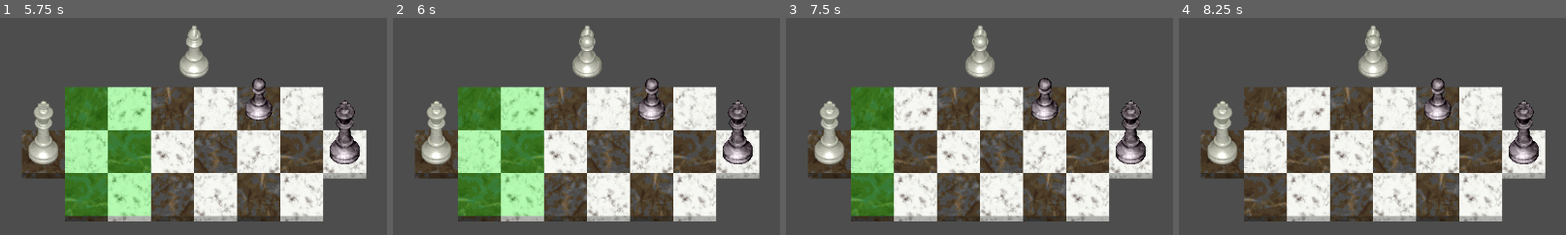
Above: before the commit, frames 1-4 (left to right).
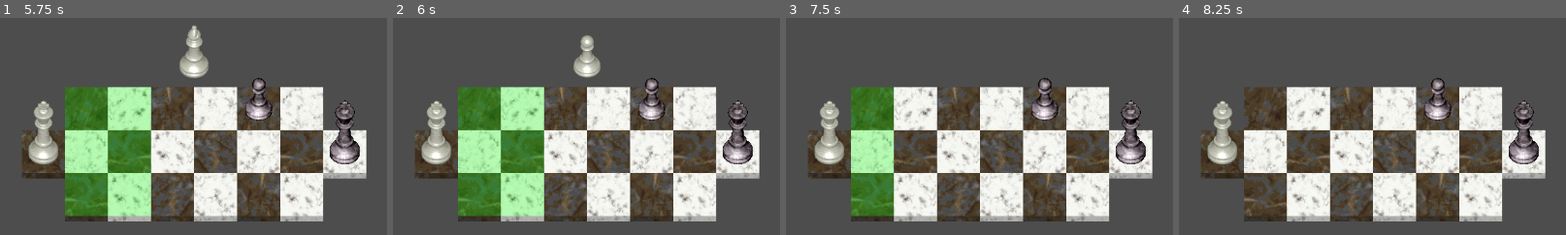
Above: after the commit, the same moments.

Repository: tspr0tege/Tactical-Chess
Game: Godot game, scene res://scene_loader.tscn
Two runs of this game, one before a commit and one after it. Both use one fixed random seed, a clock stepped at 60 frames per second and the inputs below.
Inputs (mouse positions are % of the whole screen's width and height, from its top left):
- Up to frame 1 (5.75 s): click "New Game" at 0.5 s; click (17, 41) at 1.27 s; click "End Turn" at 2 s; click "Pawn (1)" at 2.75 s; click (45, 31) at 3.52 s; click "End Turn" at 4.25 s; click "Bishop (2)" at 5 s
- Up to frame 2 (6 s): click "Pawn (1)" at 5.75 s
- Up to frame 3 (7.5 s): click "Bishop (2)" at 6.5 s; click (17, 41) at 7.27 s
- Up to frame 4 (8.25 s): click "End Turn" at 8 s
The pictures show only the part of the screen within x 12-62%, y 10-60%; the shares and areas given below are measured in that part.

Frame 1 is identical in both runs. In frame 2, 0.3% of the frame differs, in the area x 46-54%, y 3-28%; in frame 3, 1.1%; in frame 4, 1.1%.

Commit message:
Refactor, bug fix, added mechanics
-Buy pieces in queue now clear out after clicking subsequent buttons,
fixes #11
-Added dialogue to sacrifice Pawn on reaching far row, close #5
-Refactored code to eliminate playerTurn variable and clean up some of
the indexing
This includes wrapping most player data into the player dictionary, and
a reference to the Control Labels for point display.

Diff:
--- /dev/null
+++ b/sacrifice_pawn.tscn
@@ -0,0 +1,78 @@
+[gd_scene load_steps=3 format=3 uid="uid://drxd6my450jjn"]
+
+[ext_resource type="Script" path="res://scripts/sacrifice_pawn.gd" id="1_tfnjm"]
+
+[sub_resource type="StyleBoxFlat" id="StyleBoxFlat_7b1g4"]
+bg_color = Color(0, 0, 0, 0.756863)
+
+[node name="Sacrifice Pawn" type="Panel"]
+z_index = 1000
+custom_minimum_size = Vector2(1152, 648)
+layout_direction = 1
+offset_right = 1152.0
+offset_bottom = 648.0
+size_flags_horizontal = 3
+size_flags_vertical = 3
+mouse_force_pass_scroll_events = false
+theme_override_styles/panel = SubResource("StyleBoxFlat_7b1g4")
+script = ExtResource("1_tfnjm")
+
+[node name="PanelContainer" type="PanelContainer" parent="."]
+layout_mode = 1
+anchors_preset = 8
+anchor_left = 0.5
+anchor_top = 0.5
+anchor_right = 0.5
+anchor_bottom = 0.5
+offset_left = -260.0
+offset_top = -194.5
+offset_right = 260.0
+offset_bottom = 194.5
+grow_horizontal = 2
+grow_vertical = 2
+
+[node name="ColorRect" type="ColorRect" parent="PanelContainer"]
+layout_mode = 2
+color = Color(0.309804, 0.309804, 0.309804, 1)
+
+[node name="MarginContainer" type="MarginContainer" parent="PanelContainer"]
+layout_mode = 2
+theme_override_constants/margin_left = 20
+theme_override_constants/margin_top = 20
+theme_override_constants/margin_right = 20
+theme_override_constants/margin_bottom = 20
+
+[node name="VBoxContainer" type="VBoxContainer" parent="PanelContainer/MarginContainer"]
+layout_mode = 2
+theme_override_constants/separation = 20
+
+[node name="Header" type="RichTextLabel" parent="PanelContainer/MarginContainer/VBoxContainer"]
+layout_mode = 2
+theme_override_font_sizes/normal_font_size = 50
+theme_override_font_sizes/bold_font_size = 50
+bbcode_enabled = true
+text = "[center]SACRIFICE PAWN?"
+fit_content = true
+scroll_active = false
+
+[node name="MessageText" type="Label" parent="PanelContainer/MarginContainer/VBoxContainer"]
+layout_mode = 2
+text = "Your pawn has reached the back row and has no more moves.
+Would you like to sacrifice this pawn to gain 2 points?
+
+NOTE: This will count as your move for this turn."
+horizontal_alignment = 1
+
+[node name="Sacrifice" type="Button" parent="PanelContainer/MarginContainer/VBoxContainer"]
+layout_mode = 2
+theme_override_font_sizes/font_size = 36
+text = "SACRIFICE"
+
+[node name="Cancel" type="Button" parent="PanelContainer/MarginContainer/VBoxContainer"]
+layout_mode = 2
+theme_override_constants/h_separation = 20
+theme_override_font_sizes/font_size = 36
+text = "CANCEL"
+
+[connection signal="button_down" from="PanelContainer/MarginContainer/VBoxContainer/Sacrifice" to="." method="_on_sacrifice_button_down"]
+[connection signal="button_down" from="PanelContainer/MarginContainer/VBoxContainer/Cancel" to="." method="_on_cancel_button_down"]
--- a/scripts/BuyButtons.gd
+++ b/scripts/BuyButtons.gd
@@ -7,7 +7,7 @@
 	isAvailable()
 
 func isAvailable():
-	var availablePoints = GAME_BOARD.player[GAME_BOARD.playerTurn[0]].points
+	var availablePoints = GAME_BOARD.player[0].points
 	if availablePoints >= GAME_BOARD.pieceValues[piece]:
 		self.disabled = false
 	else:
--- a/scripts/ChessPiece.gd
+++ b/scripts/ChessPiece.gd
@@ -2,7 +2,6 @@
 
 const blackPieces = preload("res://sprites/black_marble_sprites.tscn")
 const whitePieces = preload("res://sprites/white_marble_sprites.tscn")
-
 
 @onready var GAME_BOARD = find_parent("GameBoard")
 var first_move = true
@@ -45,21 +44,25 @@
 
 func _on_chesspiece_clicked():
 	print("Clicked on " + str(color) + " " + str(type_of_piece))
-	#print("Coords: " + str(coords))
-	if not GAME_BOARD.playerTurn[0] == color: return
+
+	if not GAME_BOARD.player[0].color == color: return
 	if not GAME_BOARD.moveAvailable: return
 	if not is_moveable: return
 
 	GAME_BOARD.resetMoveTiles()
-
-	if is_instance_valid(GAME_BOARD.NEW_PIECE) and GAME_BOARD.MOVING_PIECE == GAME_BOARD.NEW_PIECE:
-		#print("Deleting " + str(GAME_BOARD.MOVING_PIECE))
-		GAME_BOARD.NEW_PIECE = null
-		GAME_BOARD.MOVING_PIECE.queue_free()
-		GAME_BOARD.MOVING_PIECE = null
+	GAME_BOARD.clearBuyBox()
 
 	if GAME_BOARD.MOVING_PIECE != self:
 		GAME_BOARD.MOVING_PIECE = self
+
+		var inBackRow = func():
+			if color == "Black" and coords.x == 1: return true
+			if color == "White" and coords.x == 6: return true
+			return false
+		# TODO: Check back row for piece sacrifice (get 2 points)
+		if type_of_piece == "Pawn" and inBackRow.call():
+			var sacrificePopup = load("res://sacrifice_pawn.tscn").instantiate()
+			find_parent("Main").add_child(sacrificePopup)
 
 		var movementTiles = GAME_BOARD.getMovementTiles(self)
 		for tile in movementTiles:
--- a/scripts/GameBoard.gd
+++ b/scripts/GameBoard.gd
@@ -4,9 +4,7 @@
 const ChessPiece = preload("res://chess_piece.tscn")
 
 var boardTiles = []
-var MOVING_PIECE
-var NEW_PIECE = null
-var playerTurn = ["White", "Black"]
+var MOVING_PIECE = null
 var moveAvailable = true
 var buyAvailable = true
 const pieceValues = {
@@ -16,30 +14,39 @@
 	"Rook": 5,
 	"Queen": 9,
 }
-var player = {
-	"White": {
+var player = [
+	{
+		"color": "White",
 		"pieces": [],
 		"points": 1,
+		"spawn_columns": [1, 2],
 	},
-	"Black": {
+	{
+		"color": "Black",
 		"pieces": [],
 		"points": 0,
+		"spawn_columns": [5, 6],
 	},
-}
+]
 
 func _ready():
+	player[0].points_display = get_node("../CanvasLayer/MarginContainer/HBoxContainer2/WhitePoints/Value")
+	player[1].points_display = get_node("../CanvasLayer/MarginContainer/HBoxContainer2/BlackPoints/Value")
+	var isACorner = func (x, y):
+		return (x == 0 or x == 7) and (y == 0 or y == 2)
+
 	for x in range(8):
 		var newRow = []
 		for y in range(3):
-			if (isACorner(x, y)):
+			if (isACorner.call(x, y)):
 				newRow.push_back(null)
 				continue
 
 			var newBoardTile = BoardTile.instantiate()
-			newBoardTile.position.x = x * 64
-			newBoardTile.position.y = y * 64
+			newBoardTile.position = Vector2(x, y) * 64
 			newBoardTile.z_index = 10 + (y * 10)
 			newBoardTile.coords = Vector2(x, y)
+
 			if (x + y) % 2 == 0:
 				newBoardTile.get_node("Sprite2D").frame = randi_range(4, 7)
 			else:
@@ -57,7 +64,7 @@
 				newChessPiece.coords = Vector2(x, y)
 				newChessPiece.is_moveable = true
 				add_child(newChessPiece)
-				player[color].pieces.push_back(newChessPiece)
+				player[x if x == 0 else 1].pieces.push_back(newChessPiece)
 				newBoardTile.tenant = newChessPiece
 
 		boardTiles.push_back(newRow)
@@ -70,40 +77,27 @@
 				tile.get_node("TextureButton").visible = false
 				tile.get_node("TextureButton/Polygon2D").color = "#00ff00"
 
-func isACorner(x, y):
-	return (x == 0 or x == 7) and (y == 0 or y == 2)
-
-func _on_buy_piece_button_up(piece_name):
-	if not buyAvailable: return
-
-	var emptyTileFound = false
-	var spawnColumns = [1, 2] if playerTurn[0] == "White" else [5, 6]
+func updatePoints():
+	player[0].points_display.text = "[center]" + str(player[0].points) + "[/center]"
+	player[1].points_display.text = "[center]" + str(player[1].points) + "[/center]"
+
+func updateBuyButtons():
+	for button in $"../CanvasLayer/MarginContainer/HBoxContainer2/HBoxContainer".get_children():
+		button.isAvailable()
+
+func clearBuyBox():
+	if is_instance_valid(MOVING_PIECE) and MOVING_PIECE.coords == null:
+		MOVING_PIECE.queue_free()
+		MOVING_PIECE = null
+
+func sacrificePawn():
 	resetMoveTiles()
-
-	for tile in boardTiles[spawnColumns[0]]:
-		if not is_instance_valid(tile.tenant):
-			tile.get_node("TextureButton").visible = true
-			emptyTileFound = true
-	for tile in boardTiles[spawnColumns[1]]:
-		if not is_instance_valid(tile.tenant):
-			tile.get_node("TextureButton").visible = true
-			emptyTileFound = true
-
-	if emptyTileFound:
-		print("Buying " + piece_name)
-		# CREATE PIECE
-		var newChessPiece = ChessPiece.instantiate()
-		newChessPiece.createPiece(playerTurn[0], piece_name)
-		newChessPiece.position = Vector2(32 * 7, -64)
-		add_child(newChessPiece)
-		NEW_PIECE = newChessPiece
-		MOVING_PIECE = newChessPiece
-	else:
-		print("No tiles available for new piece")
-
-func updatePoints():
-	$"../CanvasLayer/MarginContainer/HBoxContainer2/WhitePoints/Value".text = "[center]" + str(player.White.points) + "[/center]"
-	$"../CanvasLayer/MarginContainer/HBoxContainer2/BlackPoints/Value".text = "[center]" + str(player.Black.points) + "[/center]"
+	moveAvailable = false
+	player[0].points += 2
+	player[0].pieces.erase(MOVING_PIECE)
+	MOVING_PIECE.queue_free()
+	updatePoints()
+	updateBuyButtons()
 
 func getMovementTiles(CHESS_PIECE):
 	var tilesArray = []
@@ -193,27 +187,30 @@
 		"King":
 			for x in range(3):
 				for y in range(3):
-					# Targeting self
 					if x == 1 and y == 1: continue
-
 					if not isValidTile.call(coords + Vector2(x-1, y-1)): continue
-
 					tilesArray.push_back(boardTiles[coords.x+(x-1)][coords.y+(y-1)])
 		"Rook":
 			getCrossMovementTiles.call()
 		"Pawn":
 			var xDirection = 1 if CHESS_PIECE.color == "White" else -1
-
-			# TODO: Check back row for piece sacrifice (get 2 points)
-
-			if isValidTile.call(coords + Vector2(xDirection, 1)) and is_instance_valid(boardTiles[coords.x + xDirection][coords.y + 1].tenant) and boardTiles[coords.x + xDirection][coords.y + 1].tenant.color != playerTurn[0]:
-				tilesArray.push_back(boardTiles[coords.x + xDirection][coords.y + 1])
-
-			if isValidTile.call(coords + Vector2(xDirection, -1)) and is_instance_valid(boardTiles[coords.x + xDirection][coords.y - 1].tenant) and boardTiles[coords.x + xDirection][coords.y - 1].tenant.color != playerTurn[0]:
-				tilesArray.push_back(boardTiles[coords.x + xDirection][coords.y - 1])
-
+			var diagonals = [coords + Vector2(xDirection, 1), coords + Vector2(xDirection, -1)]
+
+			var isAttackable = func(targetCoords):
+				var tile = boardTiles[targetCoords.x][targetCoords.y]
+				if not is_instance_valid(tile.tenant): return false
+				if tile.tenant.color == player[0].color: return false
+				return true
+
+			#Check diagonal attacks
+			for diagonal in diagonals:
+				if isValidTile.call(diagonal) and isAttackable.call(diagonal):
+					tilesArray.push_back(boardTiles[diagonal.x][diagonal.y])
+
+			#Check forward movement
 			if isValidTile.call(coords + Vector2(xDirection, 0)) and not is_instance_valid(boardTiles[coords.x + xDirection][coords.y].tenant):
 				tilesArray.push_back(boardTiles[coords.x + xDirection][coords.y])
+				#Check second square on first move
 				if CHESS_PIECE.first_move and isValidTile.call(coords + Vector2(xDirection * 2, 0)) and not is_instance_valid(boardTiles[coords.x + (xDirection * 2)][coords.y].tenant):
 					tilesArray.push_back(boardTiles[coords.x + (xDirection * 2)][coords.y])
 
@@ -243,42 +240,62 @@
 
 func _on_end_turn_button_button_up():
 	resetMoveTiles()
-	if is_instance_valid(MOVING_PIECE) and MOVING_PIECE == NEW_PIECE:
-		NEW_PIECE = null
-		MOVING_PIECE.queue_free()
-		MOVING_PIECE = null
-	if is_instance_valid(NEW_PIECE):
-		NEW_PIECE.is_moveable = true
-		NEW_PIECE = null
-
-	if player[playerTurn[0]].points >= 20:
+	clearBuyBox()
+
+	if player[0].points >= 20:
 		game_over()
 		return
 
+	player[0].pieces[-1].is_moveable = true
+
 	#Initialize new turn
-	playerTurn.reverse()
-	player[playerTurn[0]].points += 1
+	player.reverse()
+	player[0].points += 1
 	moveAvailable = true
 	buyAvailable = true
 	updatePoints()
 
-	for piece in player.White.pieces:
+	for piece in player[0].pieces:
 		var TEXTURE_BUTTON = piece.get_node("TextureButton")
-		TEXTURE_BUTTON.disabled = playerTurn[0] == "Black"
-		TEXTURE_BUTTON.set_mouse_filter(2 if playerTurn[0] == "Black" else 0)
-
-	for piece in player.Black.pieces:
+		TEXTURE_BUTTON.disabled = false
+		TEXTURE_BUTTON.set_mouse_filter(0)
+
+	for piece in player[1].pieces:
 		var TEXTURE_BUTTON = piece.get_node("TextureButton")
-		TEXTURE_BUTTON.disabled = playerTurn[0] == "White"
-		TEXTURE_BUTTON.set_mouse_filter(2 if playerTurn[0] == "White" else 0)
+		TEXTURE_BUTTON.disabled = true
+		TEXTURE_BUTTON.set_mouse_filter(2)
+
 	updateBuyButtons()
 
-func updateBuyButtons():
-	for button in $"../CanvasLayer/MarginContainer/HBoxContainer2/HBoxContainer".get_children():
-		button.isAvailable()
+func _on_buy_piece_button_up(piece_name):
+	resetMoveTiles()
+	clearBuyBox()
+
+	if not buyAvailable: return
+
+	var emptyTiles = []
+
+	for tile in boardTiles[player[0].spawn_columns[0]]:
+		if not is_instance_valid(tile.tenant):
+			emptyTiles.push_back(tile.get_node("TextureButton"))
+	for tile in boardTiles[player[0].spawn_columns[1]]:
+		if not is_instance_valid(tile.tenant):
+			emptyTiles.push_back(tile.get_node("TextureButton"))
+
+	if emptyTiles.size() > 0:
+		print("Buying " + piece_name)
+		for tile in emptyTiles: tile.visible = true
+		# CREATE PIECE
+		var newChessPiece = ChessPiece.instantiate()
+		newChessPiece.createPiece(player[0].color, piece_name)
+		newChessPiece.position = Vector2(32 * 7, -64)
+		add_child(newChessPiece)
+		MOVING_PIECE = newChessPiece
+	else:
+		print("No tiles available for new piece")
 
 func game_over():
 	$"../CanvasLayer".visible = false
 	var gameOverScreen = load("res://game_over.tscn").instantiate()
-	gameOverScreen.get_node("WinnerMessage").text = "[center]" + str(playerTurn[0]).to_upper() + " IS THE WINNER!"
+	gameOverScreen.get_node("WinnerMessage").text = "[center]" + str(player[0].color).to_upper() + " IS THE WINNER!"
 	get_parent().add_child(gameOverScreen)
--- a/scripts/board_tile.gd
+++ b/scripts/board_tile.gd
@@ -6,8 +6,9 @@
 
 func _on_texture_button_pressed():
 	var PIECE = GAME_BOARD.MOVING_PIECE
-	var currentPlayer = GAME_BOARD.player[GAME_BOARD.playerTurn[0]]
-	var opposingPlayer = GAME_BOARD.player[GAME_BOARD.playerTurn[1]]
+	var currentPlayer = GAME_BOARD.player[0]
+	var opposingPlayer = GAME_BOARD.player[1]
+	#print(str(PIECE.coords == null))
 
 	print("Moving " + PIECE.color +" "+ PIECE.type_of_piece + " to " + str(coords))
 
@@ -15,7 +16,7 @@
 		GAME_BOARD.boardTiles[PIECE.coords.x][PIECE.coords.y].queue_free()
 
 	#Moving a newly deployed piece onto the board
-	if is_instance_valid(GAME_BOARD.NEW_PIECE) and GAME_BOARD.NEW_PIECE == GAME_BOARD.MOVING_PIECE:
+	if PIECE.coords == null:
 		currentPlayer.points -= GAME_BOARD.pieceValues[PIECE.type_of_piece]
 		currentPlayer.pieces.push_back(PIECE)
 		GAME_BOARD.updateBuyButtons()
--- /dev/null
+++ b/scripts/sacrifice_pawn.gd
@@ -0,0 +1,14 @@
+extends Panel
+
+@onready var GAME_BOARD = find_parent("Main").get_node("GameBoard")
+
+func _on_sacrifice_button_down():
+	if GAME_BOARD == null:
+		print("Game Board is not loaded")
+		return
+
+	GAME_BOARD.sacrificePawn()
+	self.queue_free()
+
+func _on_cancel_button_down():
+	self.queue_free()
